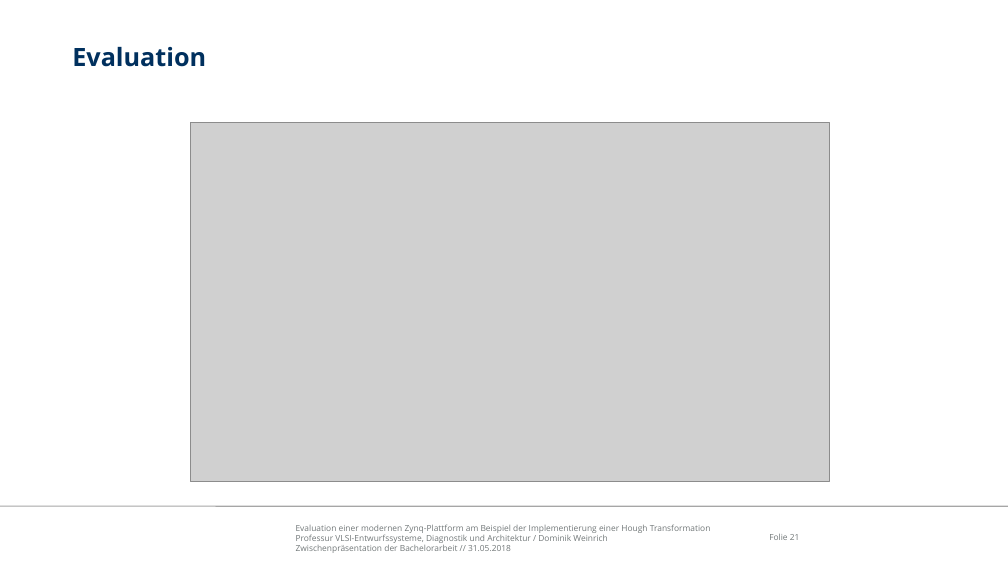
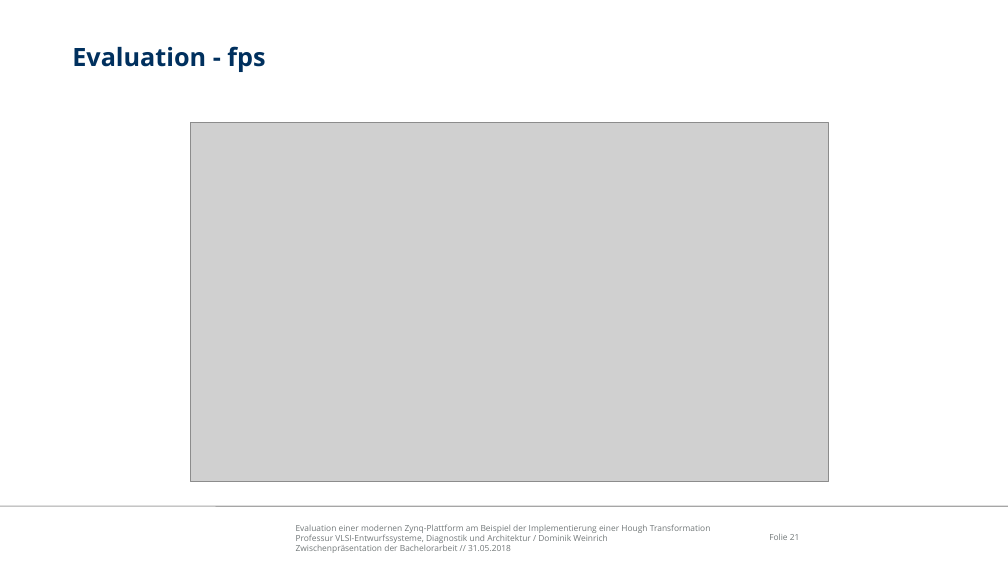
Before and after one commit to freeDom-/hough, a slide deck: slide 21 of Verteidigung/Verteidigung.odp. Drawn at 1008x567 pixels with LibreOffice and Linux fonts; fonts in the diff are those of the drawing; grey boxes stand for pictures; background and template pictures are left out. Boxes give left, top, right and bottom in pixels: in the first picture for what was removed or moved away, otherwise in the second. Text is boxed around its words. In the diff, an @@ line names an element or a change of style, - is before the commit and + after.

```diff
--- a/Verteidigung/Verteidigung.odp
+++ b/Verteidigung/Verteidigung.odp
@@ title at bbox=[72, 46, 265, 72]: text changed @@
-Evaluation
+Evaluation - fps
```
Also in this commit, not shown: 7 other slides changed, 3 slides added, 2 slides removed, 2 other files.
